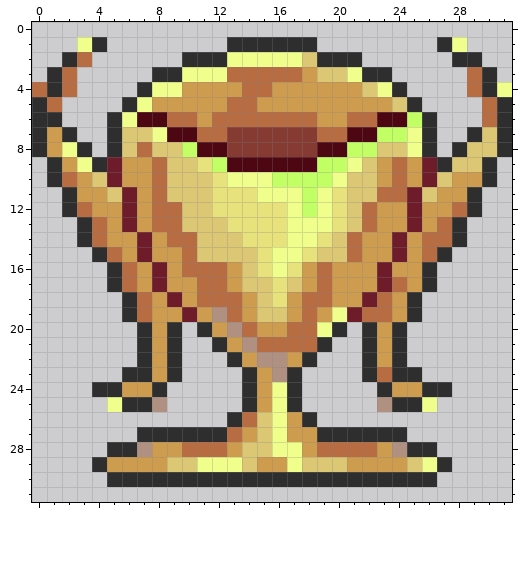
Pixel-art sprite -- Assets/Sprite/UI/trophyIcon.png. The picture above was drawn from the file before the commit.
The file is 32x32 pixels.
And afterwards:
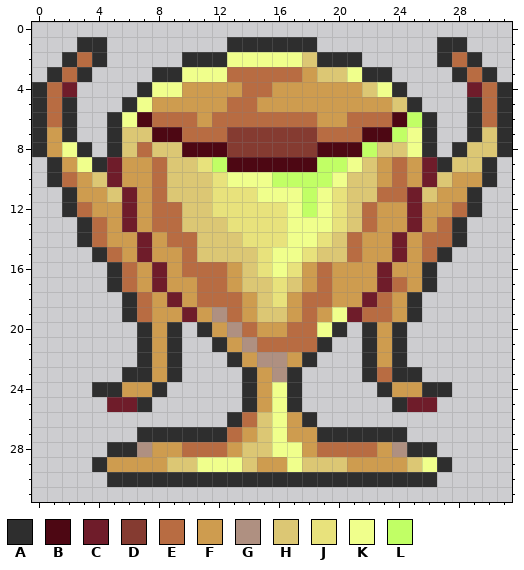
Palette (. is transparent): A #2e2e2e  B #4d0713  C #6f1c2a  D #853b31  E #b86c42  F #ce9c4f  G #af9081  H #dcc774  J #e8e27c  K #f0ff8c  L #c1ff65
From old to new:
@@ x 0..31 @@
  0 ................................
- 1 ...KA........AAAAAA........AK...
- 2 ..AE......AAAKKKKKHAAA......AA..
- 3 .AE.....AAKKKEEEEEFHHKAA.....EA.
- 4 EAE....AKKFFFFEEFFFFFFHKA....EAK
- 5 AE....AKFFFFFEEFFFFFFFFFHA....EA
- 6 AA...AKBBEEFEEEEEEEFFEEBBLA...EA
- 7 AFA..AHHKBBEEDDDDDDEEBBLLKA..AHA
- 8 AFKA.AHEHHLBBDDDDDDBBLLHHKA.AHHA
+ 1 ...AA........AAAAAA........AA...
+ 2 ..AEA.....AAAKKKKKHAAA.....AEA..
+ 3 .AEA....AAKKKEEEEEFHHKAA....AEA.
+ 4 AEC....AKKFFFFEEFFFFFFHKA....CEA
+ 5 AEA...AKFFFFFEEFFFFFFFFFHA...AEA
+ 6 AEA..AKBEEEFEEEEEEEFFEEEBLA..AEA
+ 7 AFA..AHHBBEEEDDDDDDEEEBBLKA..AHA
+ 8 AFKA.AHEHHBBBDDDDDDBBBLHHKA.AHHA
  9 .AFKACFFEHHJLBBBBBBLLKHFEFCAHHA.
@@ x 0..31 @@
 24 ....AAFFA.....AFKA.....AFFAA....
-25 .....KAAG.....AFKA.....GAAK.....
+25 .....CCA......AFKA......ACC.....
 26 .............AEHKFA.............
